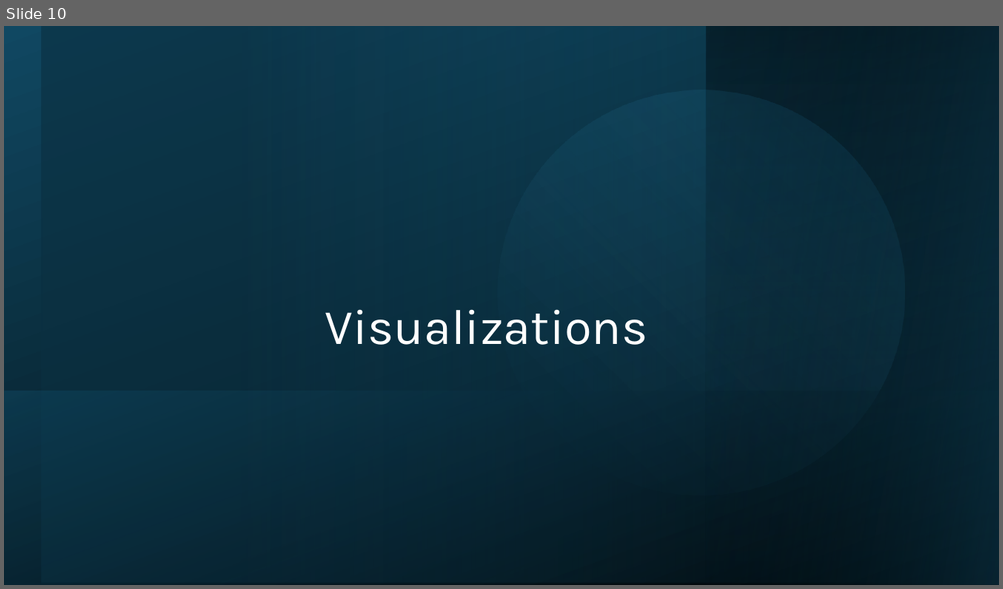
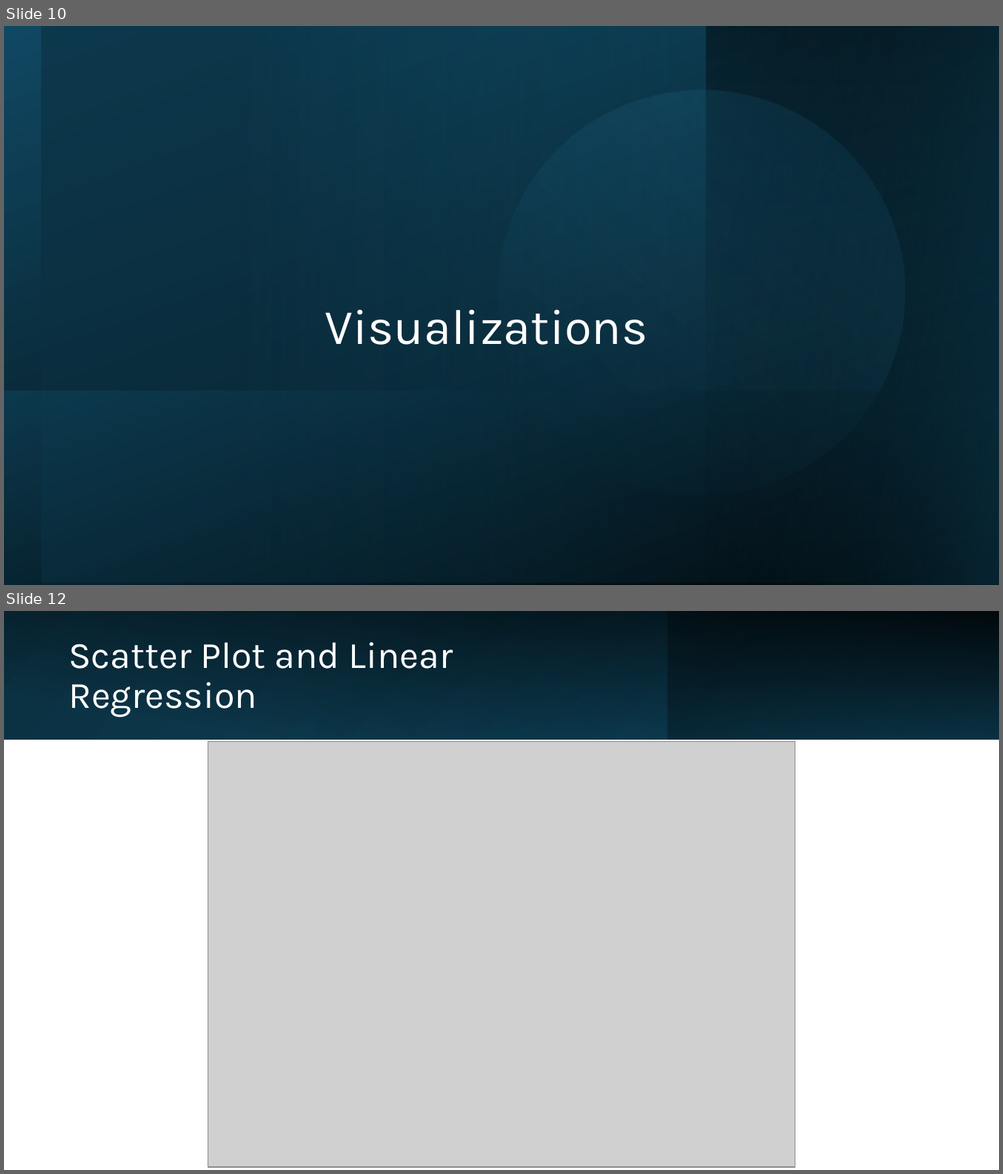
Before and after one commit to cbhutley/Lyft-Payment-Verification, a slide deck: Lyft Earnings Commitment Verification.pptx. Shown one above the other, each under a label of ours: slide 10 before the commit, slides 10 and 12 after it; the slides between them are not shown. The pictures are 1003x589 and 1003x1174 pixels, drawn with LibreOffice and Linux fonts; fonts in the diff are those of the drawing; grey boxes stand for pictures. Boxes give left, top, right and bottom in pixels: in the first picture for what was removed or moved away, otherwise in the second. Text is boxed around its words. In the diff, an @@ line names an element or a change of style, - is before the commit and + after.

```diff
--- a/Lyft Earnings Commitment Verification.pptx
+++ b/Lyft Earnings Commitment Verification.pptx
@@ slide 12 added at [4, 611, 999, 1170], background #FFFFFF @@
@@ rectangle added at [4, 611, 999, 739], fill gradient #0B3041 to #104862 @@
@@ rectangle added at [4, 612, 998, 740], fill gradient #000000 @@
@@ rectangle added at [316, 611, 667, 739], fill gradient #156082 to #0B3041 @@
@@ rectangle added at [667, 611, 999, 739], fill gradient #0B3041 to #156082 @@
@@ title added at [68, 642, 453, 718], 36 pt, text #FFFFFF @@
+Scatter Plot and Linear Regression
@@ picture added at [208, 741, 795, 1167] @@
```
Also in this commit, not shown: 6 slides changed, 3 other slides added, 1 slide removed.
